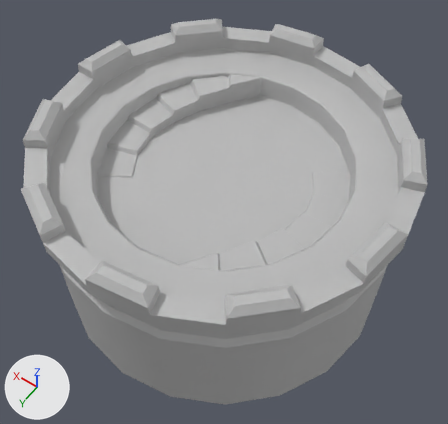
The FBX model SlashParryBlock/Assets/Art Assets/Camelot Level Assets/sm_Camelot_Tower_Final.fbx as it was, and as the next commit left it.
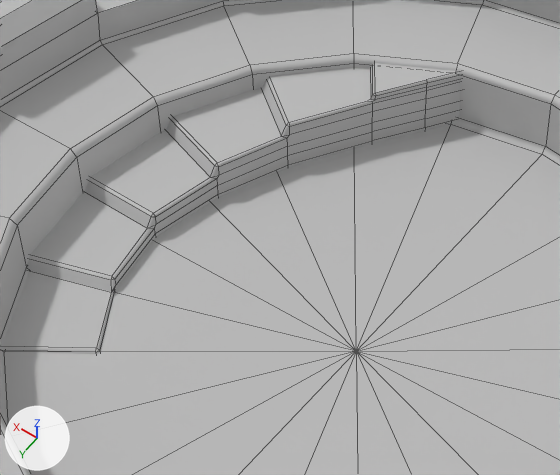
The first picture shows the older version from a 50 mm lens placed at (-14.1, 19.8, 30.1), pointed at (-0.3, 0.4, -0.4). The close-ups show both versions on the part from 22% to 66% of the width and 12% to 52% of the height of that picture; other places that the commit changed are outside them. Lighting does not change. The marker at lower left points along +X, +Y and +Z. The close-ups show mesh edges as thin lines. Where no turn or scale is listed for an object, it has been applied to the vertices.

Script lines for the objects in view, before the commit:
```python
me_mesh = bpy.data.meshes.new('Mesh')
me_mesh.from_pydata(...)  # 341 vertices, 340 faces; spans x -11.1..11.1, y -11.1..11.1, z -5.9..5.9
me_mesh.materials.append(mat_lambert1)  # grey #bcbcbc
me_mesh_002 = bpy.data.meshes.new('Mesh.002')
me_mesh_002.from_pydata(...)  # 88 vertices, 71 faces; spans x -345.0..250.0, y -86.0..87.0, z -669.0..581.0
me_mesh_002.materials.append(mat_lambert1)  # grey #bcbcbc
ob_staircase2 = bpy.data.objects.new('Staircase2', me_mesh_002)
ob_staircase2.parent = ob_staircase_001
ob_staircase2.location = (536.4, -0.702, 189.7)
ob_staircase_001 = bpy.data.objects.new('Staircase.001', None)
ob_staircase_001.parent = ob_tower
ob_staircase_001.location = (-7.789, 302.3, 0.493)
ob_towerbase = bpy.data.objects.new('TowerBase', me_mesh)
ob_towerbase.location = (0.0, 0.0, 0.0)
```
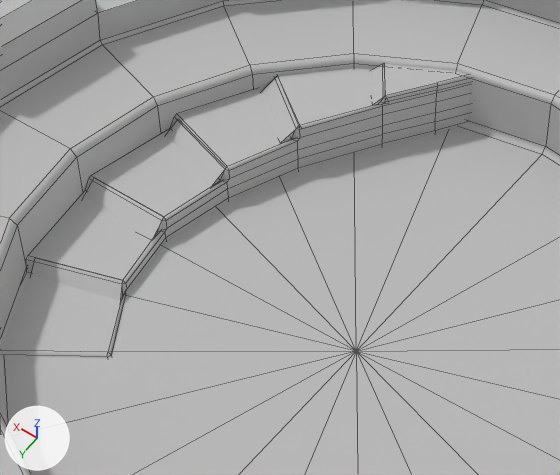
Changed parts and their boxes (x1, y1, x2, y2) in the close-ups (560 x 475 px):
'Staircase2', no longer drawn
    before: (1, 63, 461, 354)
'Staircase.001', now drawn
    after: (0, 64, 470, 359)
'Ramp.001', added
    after: (31, 64, 386, 300)

What changed in the scene script:
```text
Add me_mesh_003:
    me_mesh_003.from_pydata(...)  # 88 vertices, 71 faces; spans x -243.0..325.0, y -86.0..87.0, z -592.0..672.0
    me_mesh_003.materials.append(mat_lambert1)  # grey #bcbcbc
Add me_mesh_004:
    me_mesh_004.from_pydata(...)  # 30 vertices, 15 faces; spans x -2.11..2.2, y -4.48..4.54, z -0.64..0.85
    me_mesh_004.materials.append(mat_lambert1)  # grey #bcbcbc
Change ob_staircase2:
    ob_staircase2: bpy.data.objects.new('Staircase2', me_mesh_002) -> bpy.data.objects.new('Staircase2', None)
    ob_staircase2.parent: ob_staircase_001 -> ob_tower
    ob_staircase2.location: (536.4, -0.702, 189.7) -> (-7.789, 302.3, 0.493)
    ob_staircase2.rotation_euler: (0.0, 0.0, 0.0) -> (0.0, 3.109, 0.0)  # degrees (0, 0, 0) -> degrees (0, 178, 0)
Change ob_staircase_001:
    ob_staircase_001: bpy.data.objects.new('Staircase.001', None) -> bpy.data.objects.new('Staircase.001', me_mesh_003)
    ob_staircase_001.parent: ob_tower -> ob_staircase2
    ob_staircase_001.location: (-7.789, 302.3, 0.493) -> (-516.8, -0.702, -177.9)
Add ob_ramp_001:
    ob_ramp_001 = bpy.data.objects.new('Ramp.001', me_mesh_004)
    ob_ramp_001.location = (5.2, -1.98, 3.04)
```
